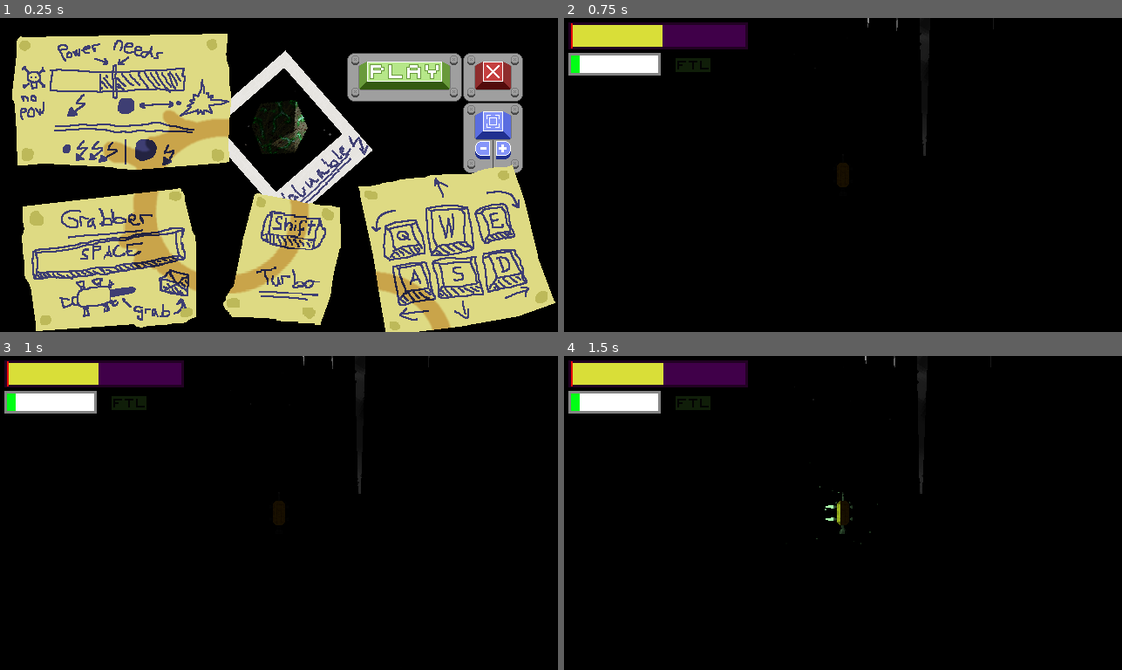
Above: before the commit, frames 1-4 (two rows, left to right).
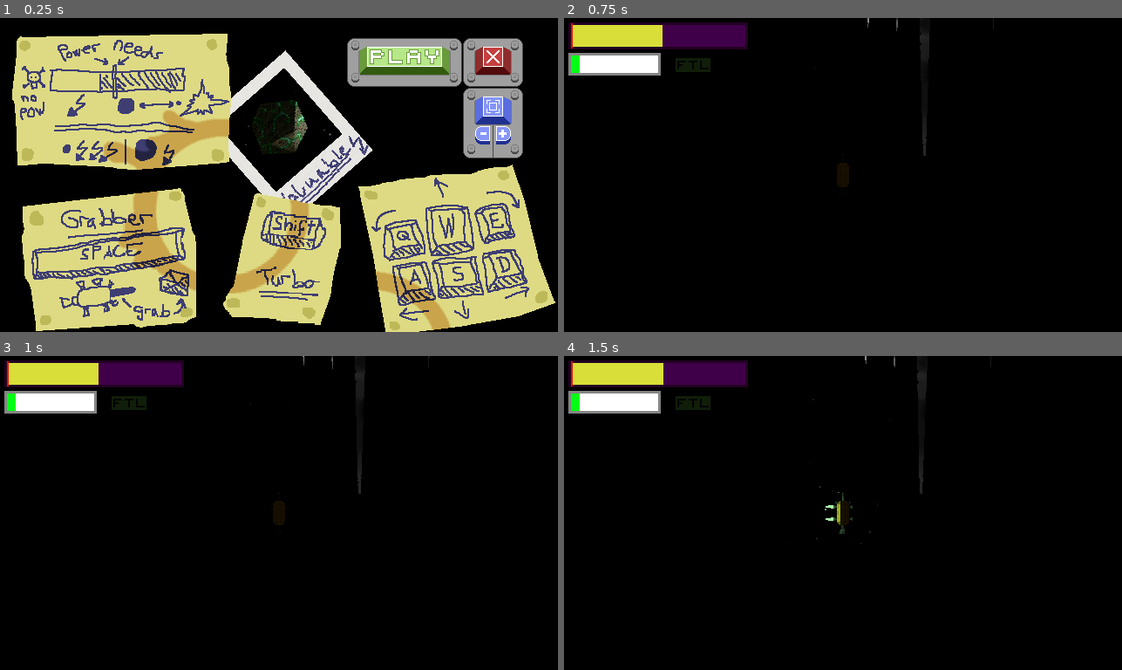
Above: after the commit, the same moments.

Repository: Fl0xy/Ludum_Dare_50
Game: Godot game, scene res://StartMenu.tscn
Same seed, same stepped clock (60 frames per second), same inputs: the game is played once before the commit and once after it. Sound files missing from this copy of the repository are replaced by a short silence.
Inputs (mouse positions are in pixels of both pictures, inside the frame that each line leads up to; where the layout moved, square brackets give the same spot in the first picture):
- Up to frame 1 (0.25 s): no input
- Up to frame 2 (0.75 s): click (965, 61) [965, 77] at 0.5 s
- Up to frame 3 (1 s): no input
- Up to frame 4 (1.5 s): tap Enter (ui_accept) at 1.25 s; hold Right (ui_right) from 1.28 s (still down)

The runs differ from the first frame. In frame 1, 6.7% of the frame differs, in the area x 62-94%, y 6-50%; in frame 2, nothing differs; in frame 3, nothing differs; in frame 4, nothing differs.

Commit message:
changed some things around in the menus

Diff:
--- a/GameOverMenu.tscn
+++ b/GameOverMenu.tscn
@@ -25,9 +25,9 @@
 
 [node name="Exit" type="TextureButton" parent="."]
 margin_left = 531.0
-margin_top = 40.0
+margin_top = 23.0
 margin_right = 600.0
-margin_bottom = 96.0
+margin_bottom = 79.0
 texture_normal = ExtResource( 6 )
 texture_pressed = ExtResource( 2 )
 
@@ -63,15 +63,15 @@
 
 [node name="Timescore" type="Label" parent="VBoxContainer"]
 margin_right = 414.0
-margin_bottom = 24.0
+margin_bottom = 16.0
 custom_fonts/font = ExtResource( 9 )
 text = "Timescore:"
 align = 1
 
 [node name="Time" type="Label" parent="VBoxContainer"]
-margin_top = 28.0
+margin_top = 20.0
 margin_right = 414.0
-margin_bottom = 52.0
+margin_bottom = 36.0
 grow_horizontal = 2
 grow_vertical = 2
 custom_fonts/font = ExtResource( 9 )
--- a/StartMenu.tscn
+++ b/StartMenu.tscn
@@ -32,9 +32,9 @@
 
 [node name="ToggleFullscreen" type="TextureButton" parent="."]
 margin_left = 531.0
-margin_top = 97.0
+margin_top = 80.0
 margin_right = 600.0
-margin_bottom = 153.0
+margin_bottom = 136.0
 toggle_mode = true
 texture_normal = ExtResource( 2 )
 texture_pressed = ExtResource( 11 )
@@ -60,17 +60,17 @@
 
 [node name="ExitGame" type="TextureButton" parent="."]
 margin_left = 531.0
-margin_top = 40.0
+margin_top = 23.0
 margin_right = 600.0
-margin_bottom = 96.0
+margin_bottom = 79.0
 texture_normal = ExtResource( 9 )
 texture_pressed = ExtResource( 3 )
 
 [node name="PlayGame" type="TextureButton" parent="."]
 margin_left = 398.0
-margin_top = 40.0
+margin_top = 23.0
 margin_right = 530.0
-margin_bottom = 96.0
+margin_bottom = 79.0
 texture_normal = ExtResource( 7 )
 texture_pressed = ExtResource( 5 )
 
